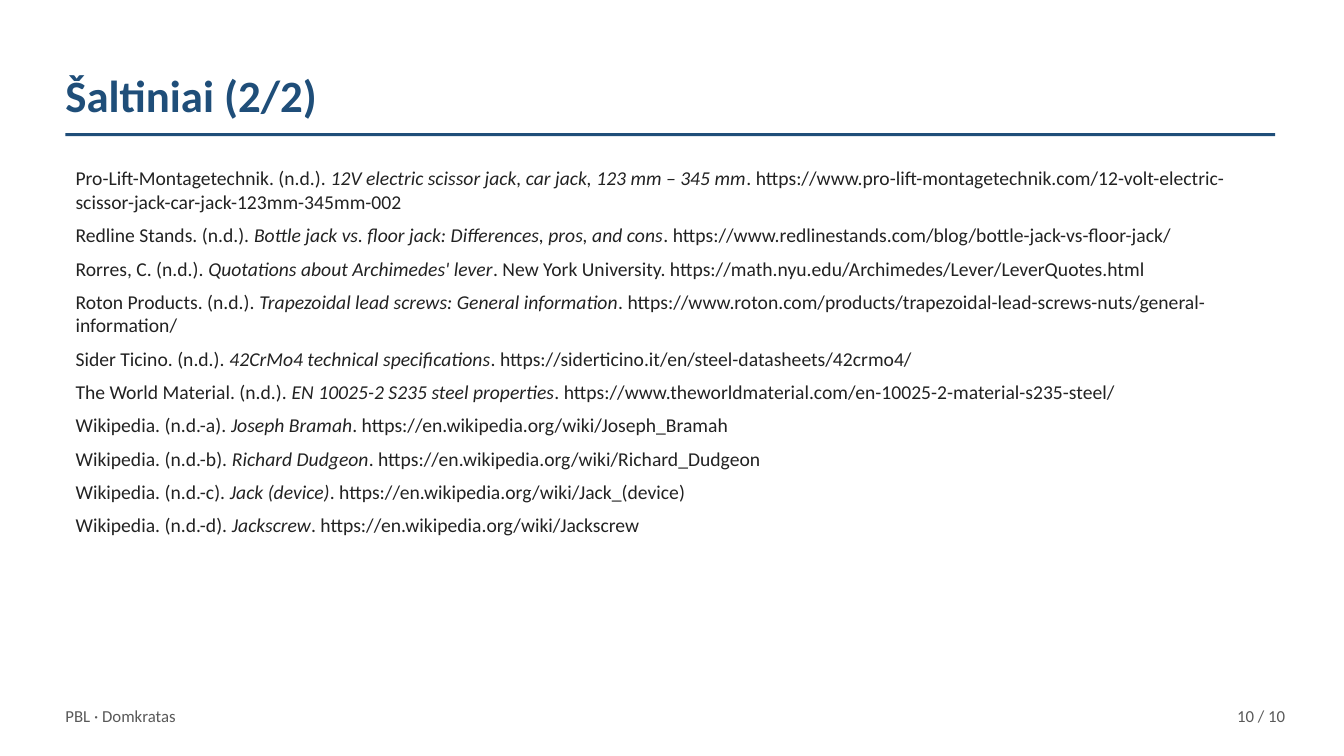
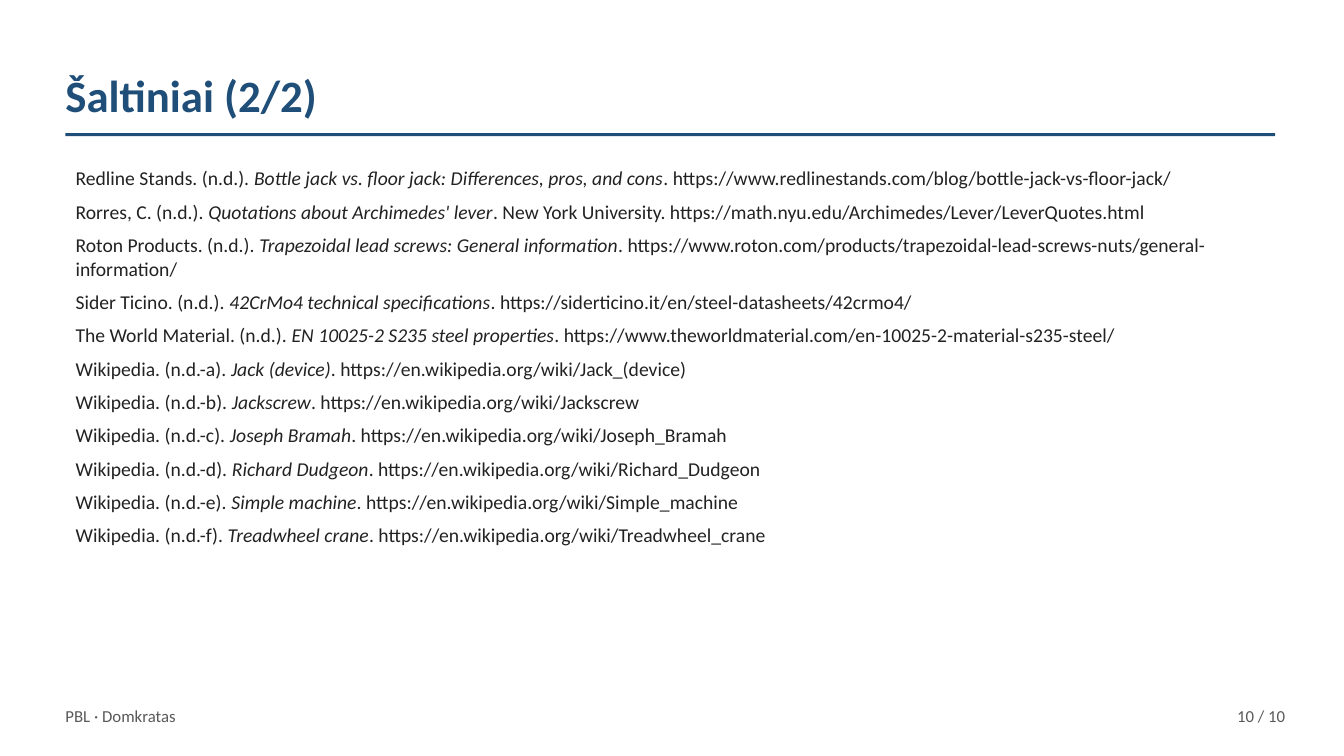
Before and after one commit to Goblinukas-beep/Ye, a slide deck: slide 10 of domkratas-ta1/domkratas-ta1.pptx. Drawn at 1344x756 pixels with LibreOffice and Linux fonts; fonts in the diff are those of the drawing. Boxes give left, top, right and bottom in pixels: in the first picture for what was removed or moved away, otherwise in the second. Text is boxed around its words. In the diff, an @@ line names an element or a change of style, - is before the commit and + after.

```diff
--- a/domkratas-ta1/domkratas-ta1.pptx
+++ b/domkratas-ta1/domkratas-ta1.pptx
@@ text at (76,171,1224,213): paragraph removed @@
-Pro-Lift-Montagetechnik. (n.d.). 12V electric scissor jack, car jack, 123 mm – 345 mm. https://www.pro-lift-montagetechnik.com/12-volt-electric-scissor-jack-car-jack-123mm-345mm-002
@@ text at (76,362,765,546): text changed @@
-Wikipedia. (n.d.-a). Joseph Bramah. https://en.wikipedia.org/wiki/Joseph_Bramah
-Wikipedia. (n.d.-b). Richard Dudgeon. https://en.wikipedia.org/wiki/Richard_Dudgeon
-Wikipedia. (n.d.-c). Jack (device). https://en.wikipedia.org/wiki/Jack_(device)
-Wikipedia. (n.d.-d). Jackscrew. https://en.wikipedia.org/wiki/Jackscrew
+Wikipedia. (n.d.-a). Jack (device). https://en.wikipedia.org/wiki/Jack_(device)
+Wikipedia. (n.d.-b). Jackscrew. https://en.wikipedia.org/wiki/Jackscrew
+Wikipedia. (n.d.-c). Joseph Bramah. https://en.wikipedia.org/wiki/Joseph_Bramah
+Wikipedia. (n.d.-d). Richard Dudgeon. https://en.wikipedia.org/wiki/Richard_Dudgeon
+Wikipedia. (n.d.-e). Simple machine. https://en.wikipedia.org/wiki/Simple_machine
+Wikipedia. (n.d.-f). Treadwheel crane. https://en.wikipedia.org/wiki/Treadwheel_crane
```
Also in this commit, not shown: 4 other slides changed, 2 other files.
